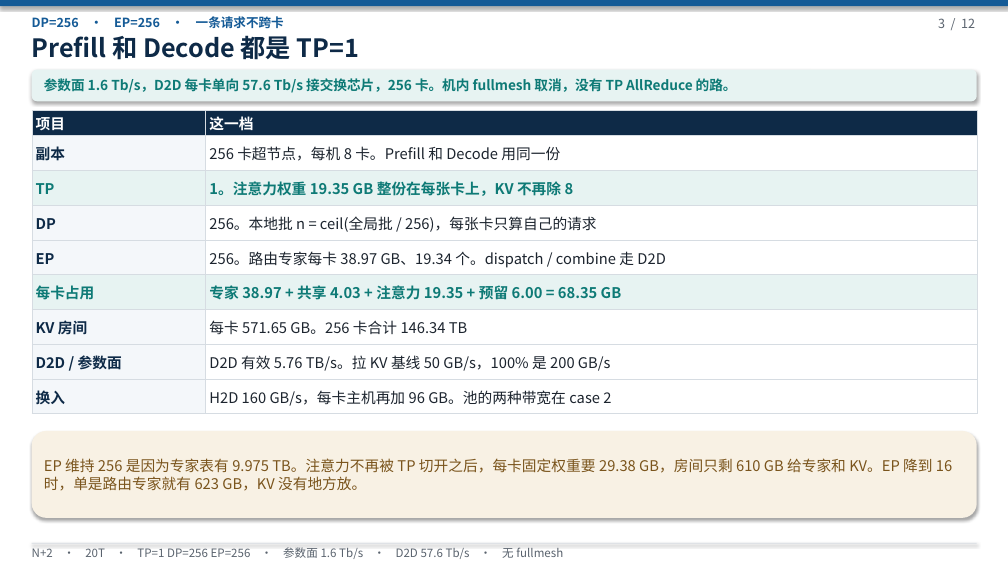
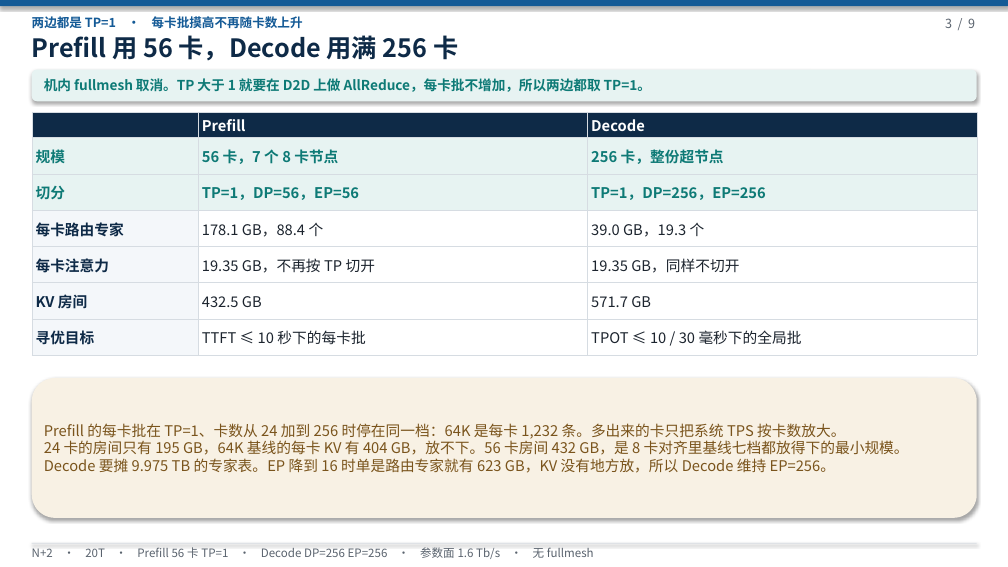
Before and after one commit to 69515164-rgb/UCL-MPComm, a slide deck: slide 3 of docs/N+2-20T-V4-无TP.pptx. Drawn at 1008x567 pixels with LibreOffice and Linux fonts; fonts in the diff are those of the drawing. Boxes give left, top, right and bottom in pixels: in the first picture for what was removed or moved away, otherwise in the second. Text is boxed around its words. In the diff, an @@ line names an element or a change of style, - is before the commit and + after.

```diff
--- a/docs/N+2-20T-V4-无TP.pptx
+++ b/docs/N+2-20T-V4-无TP.pptx
@@ text at [32,14,303,31]: text changed @@
-DP=256 · EP=256 · 一条请求不跨卡
+两边都是 TP=1 · 每卡批摸高不再随卡数上升
@@ text at [945,18,975,28]: text changed @@
-3 / 12
+3 / 9
@@ text at [32,35,458,61]: text changed @@
-Prefill 和 Decode 都是 TP=1
+Prefill 用 56 卡，Decode 用满 256 卡
@@ text at [44,78,651,92]: text changed @@
-参数面 1.6 Tb/s，D2D 每卡单向 57.6 Tb/s 接交换芯片，256 卡。机内 fullmesh 取消，没有 TP AllReduce 的路。
+机内 fullmesh 取消。TP 大于 1 就要在 D2D 上做 AllReduce，每卡批不增加，所以两边都取 TP=1。
@@ table at [32,112,977,355] @@
-项目 | 这一档
-副本 | 256 卡超节点，每机 8 卡。Prefill 和 Decode 用同一份
-TP | 1。注意力权重 19.35 GB 整份在每张卡上，KV 不再除 8
-DP | 256。本地批 n = ceil(全局批 / 256)，每张卡只算自己的请求
-EP | 256。路由专家每卡 38.97 GB、19.34 个。dispatch / combine 走 D2D
-每卡占用 | 专家 38.97 + 共享 4.03 + 注意力 19.35 + 预留 6.00 = 68.35 GB
-KV 房间 | 每卡 571.65 GB。256 卡合计 146.34 TB
-D2D / 参数面 | D2D 有效 5.76 TB/s。拉 KV 基线 50 GB/s，100% 是 200 GB/s
-换入 | H2D 160 GB/s，每卡主机再加 96 GB。池的两种带宽在 case 2
+ | Prefill | Decode
+规模 | 56 卡，7 个 8 卡节点 | 256 卡，整份超节点
+切分 | TP=1，DP=56，EP=56 | TP=1，DP=256，EP=256
+每卡路由专家 | 178.1 GB，88.4 个 | 39.0 GB，19.3 个
+每卡注意力 | 19.35 GB，不再按 TP 切开 | 19.35 GB，同样不切开
+KV 房间 | 432.5 GB | 571.7 GB
+寻优目标 | TTFT ≤ 10 秒下的每卡批 | TPOT ≤ 10 / 30 毫秒下的全局批
@@ rounded rectangle: place and size @@
-rounded rectangle at [32,431,977,518]
+rounded rectangle at [32,378,977,518]
@@ text at [44,423,909,473]: text changed @@
-EP 维持 256 是因为专家表有 9.975 TB。注意力不再被 TP 切开之后，每卡固定权重要 29.38 GB，房间只剩 610 GB 给专家和 KV。EP 降到 16 时，单是路由专家就有 623 GB，KV 没有地方放。
+Prefill 的每卡批在 TP=1、卡数从 24 加到 256 时停在同一档：64K 是每卡 1,232 条。多出来的卡只把系统 TPS 按卡数放大。
+24 卡的房间只有 195 GB，64K 基线的每卡 KV 有 404 GB，放不下。56 卡房间 432 GB，是 8 卡对齐里基线七档都放得下的最小规模。
+Decode 要摊 9.975 TB 的专家表。EP 降到 16 时单是路由专家就有 623 GB，KV 没有地方放，所以 Decode 维持 EP=256。
@@ text at [32,547,594,559]: text changed @@
-N+2 · 20T · TP=1 DP=256 EP=256 · 参数面 1.6 Tb/s · D2D 57.6 Tb/s · 无 fullmesh
+N+2 · 20T · Prefill 56 卡 TP=1 · Decode DP=256 EP=256 · 参数面 1.6 Tb/s · 无 fullmesh
```
Also in this commit, not shown: 8 other slides changed, 3 slides removed, 1 other file.
